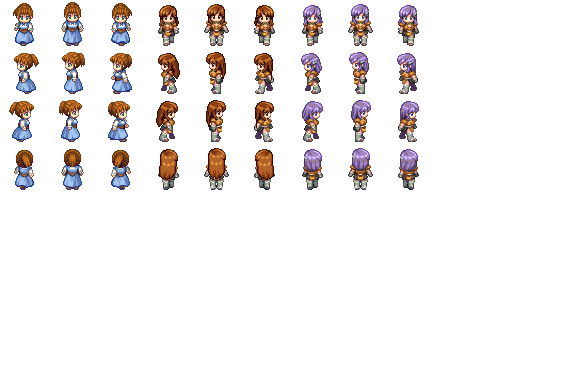
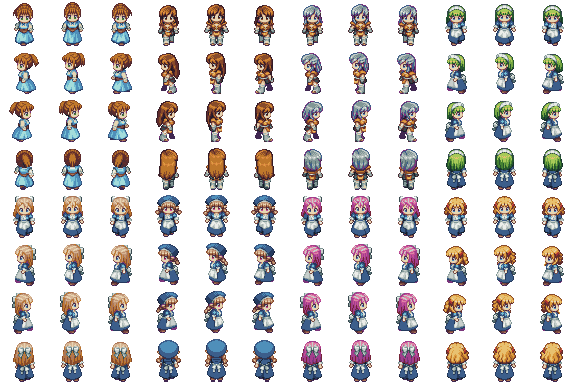
Before/after of a 576 x 384 layered artwork. What changed in the layer stack:
renamed "Alternate Clothes - 0790" to "Layer 0", painted on it over [9, 2, 565, 382]
removed layer "Alternate Clothes - 0784" over [156, 4, 275, 190]
removed layer "Alternate Clothes - 0129" over [9, 2, 132, 190]